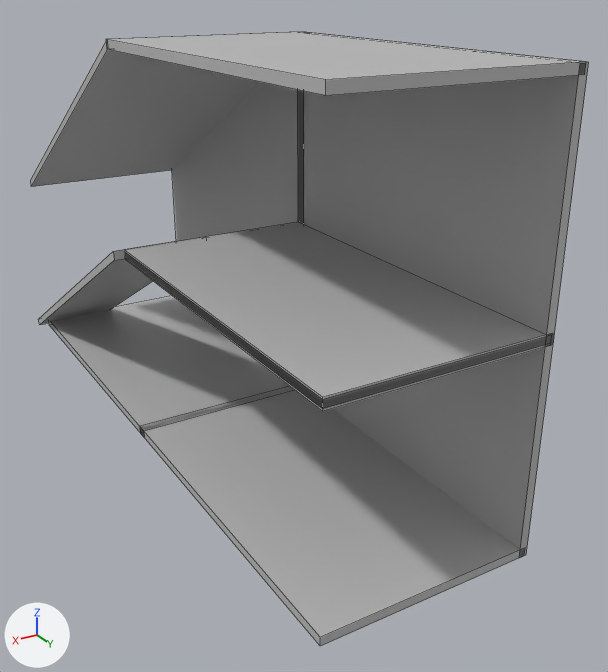
An edit to the FBX model Cheeseballs_EndlessRunner/Assets/Art/Models/Proc_Rooms_BO/House_1s_To_2s.fbx, drawn before and after from the same camera.
Both versions are drawn from a camera (50 mm lens) standing at (0.118, 0.265, 0.153) and looking at (-0.021, 0.034, 0.037). The lights are fixed; the arrows at lower left show +X, +Y and +Z. Mesh edges are drawn as thin lines. Where no turn or scale is listed for an object, it has been applied to the vertices.
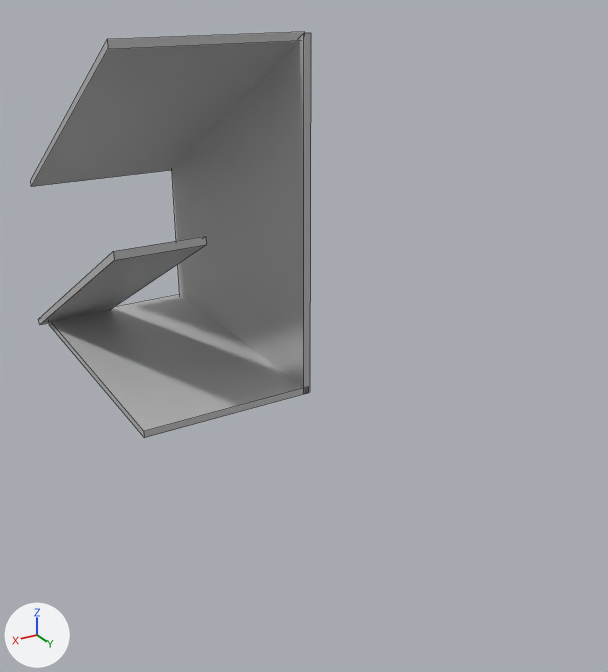
The newer file is also turned or shifted as a whole; pictures and numbers use the older file's frame.

Pixel boxes (x1, y1, x2, y2) of what changed, in the pictures (608 x 672 px):
'polySurface5', reshaped (50% narrower, 34% shorter)
    before: (31, 32, 589, 646)
    after: (31, 32, 311, 438)
part 1 of me_mesh_001, deleted
    before: (106, 32, 589, 646)

Edits to the bpy script that builds the scene:
```text
Change me_mesh_001:
    used by ob_polysurface5; location = (0.0, 0.2909, 0.0)
    remove me_mesh_001.from_pydata(...)  # 72 vertices, 54 faces; spans x -0.038..0.031, y -0.403..-0.162, z 0.001..0.135
    add me_mesh_001.from_pydata(...)  # 24 vertices, 18 faces; spans x -0.038..0.031, y -0.403..-0.281, z 0.001..0.135
    me_mesh_001 part 1: 6 loose pieces with 48 vertices, spanning x -0.038..0.031, y -0.285..-0.162, z 0.001..0.135, are deleted
```
